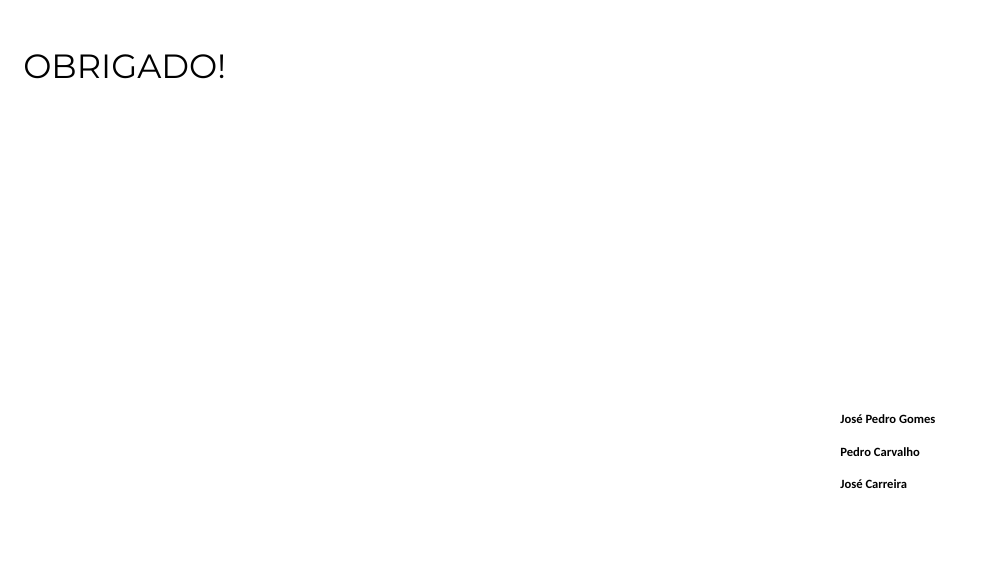
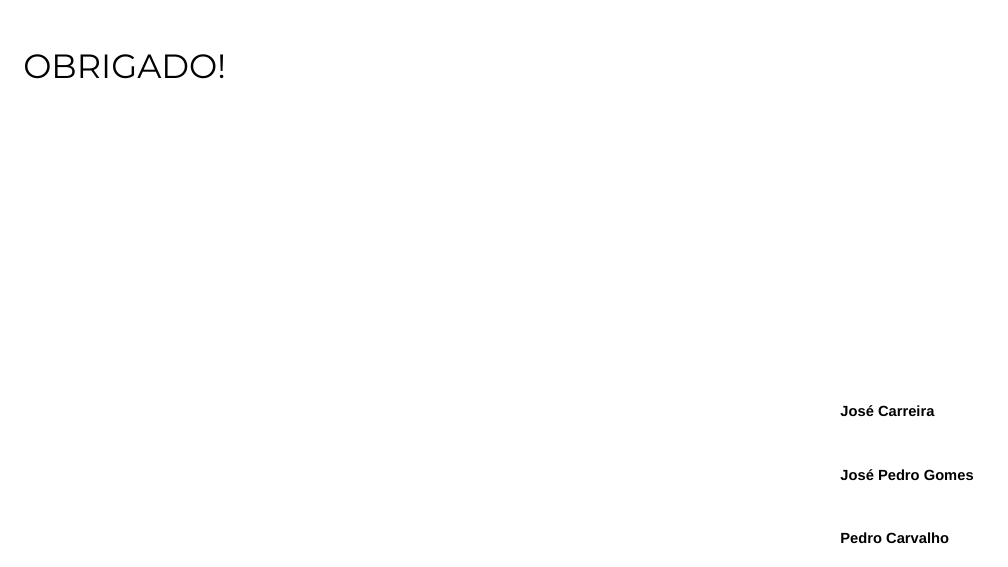
Before and after one commit to oPedroGomes/ArquiteturasEIntegracaoDeSistemas, a slide deck: slide 14 of ApresentaçãoArquitetura_V2.pptx. Drawn at 1008x567 pixels with LibreOffice and Linux fonts; fonts in the diff are those of the drawing; background and template pictures are left out. Boxes give left, top, right and bottom in pixels: in the first picture for what was removed or moved away, otherwise in the second. Text is boxed around its words. In the diff, an @@ line names an element or a change of style, - is before the commit and + after.

```diff
--- a/ApresentaçãoArquitetura_V2.pptx
+++ b/ApresentaçãoArquitetura_V2.pptx
@@ text "José Carreira": place and size @@
-text "José Carreira" at (840, 414, 935, 423)
+text "José Carreira" at (840, 405, 974, 543)
@@ text at (840, 405, 934, 416): paragraph added @@
+José Carreira
@@ text removed at (840, 447, 920, 456) @@
-Pedro Carvalho
@@ text at (840, 469, 974, 480): size 12 to 14 pt, font Calibri to Arial in "José Pedro Gomes" @@
@@ text removed at (840, 479, 907, 488) @@
-José Carreira
@@ text at (840, 532, 949, 543): paragraph added @@
+Pedro Carvalho
```
Also in this commit, not shown: 1 other slide changed.
